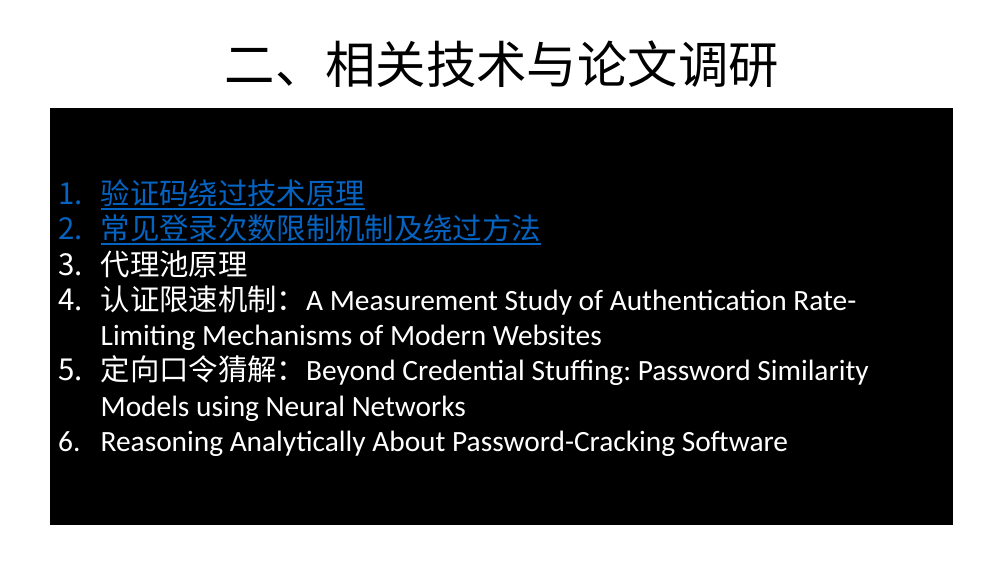
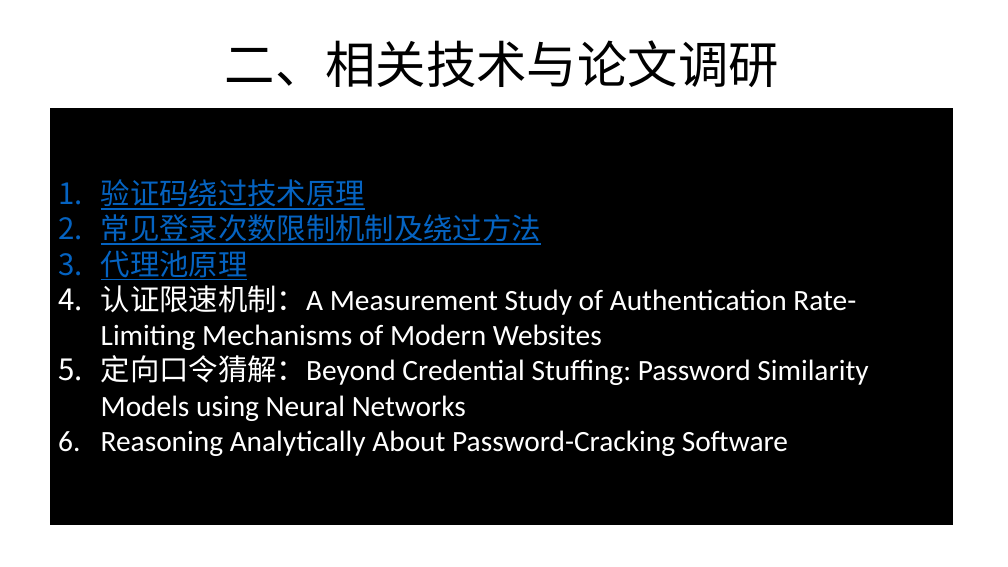
Before and after one commit to RiskySignal/Web-Security-Project, a slide deck: slide 3 of document/朕为你打下江山.pptx. Drawn at 1008x567 pixels with LibreOffice and Linux fonts; fonts in the diff are those of the drawing. Boxes give left, top, right and bottom in pixels: in the first picture for what was removed or moved away, otherwise in the second. Text is boxed around its words. In the diff, an @@ line names an element or a change of style, - is before the commit and + after.

Commit message:
修改PPT
添加“代理池原理”

```diff
--- a/document/朕为你打下江山.pptx
+++ b/document/朕为你打下江山.pptx
@@ text in rectangle at [101,250,248,280]: text colour #FFFFFF to #0563C1, underline on in "代理池原理" @@
```
Also in this commit, not shown: 2 other files.
